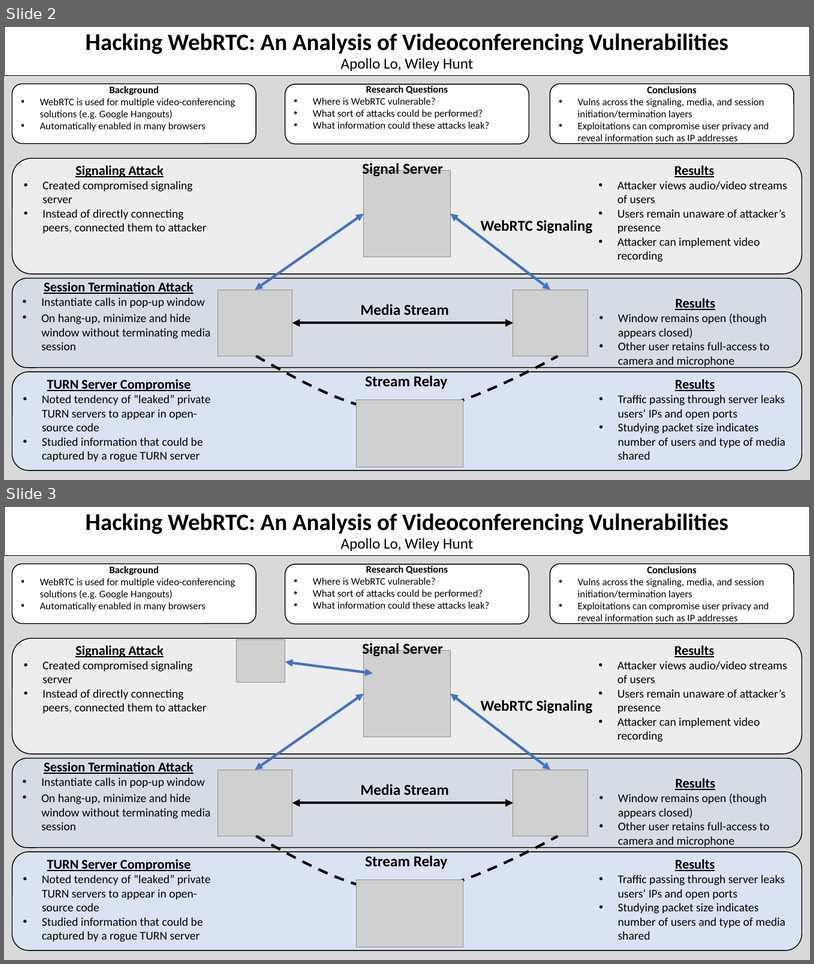
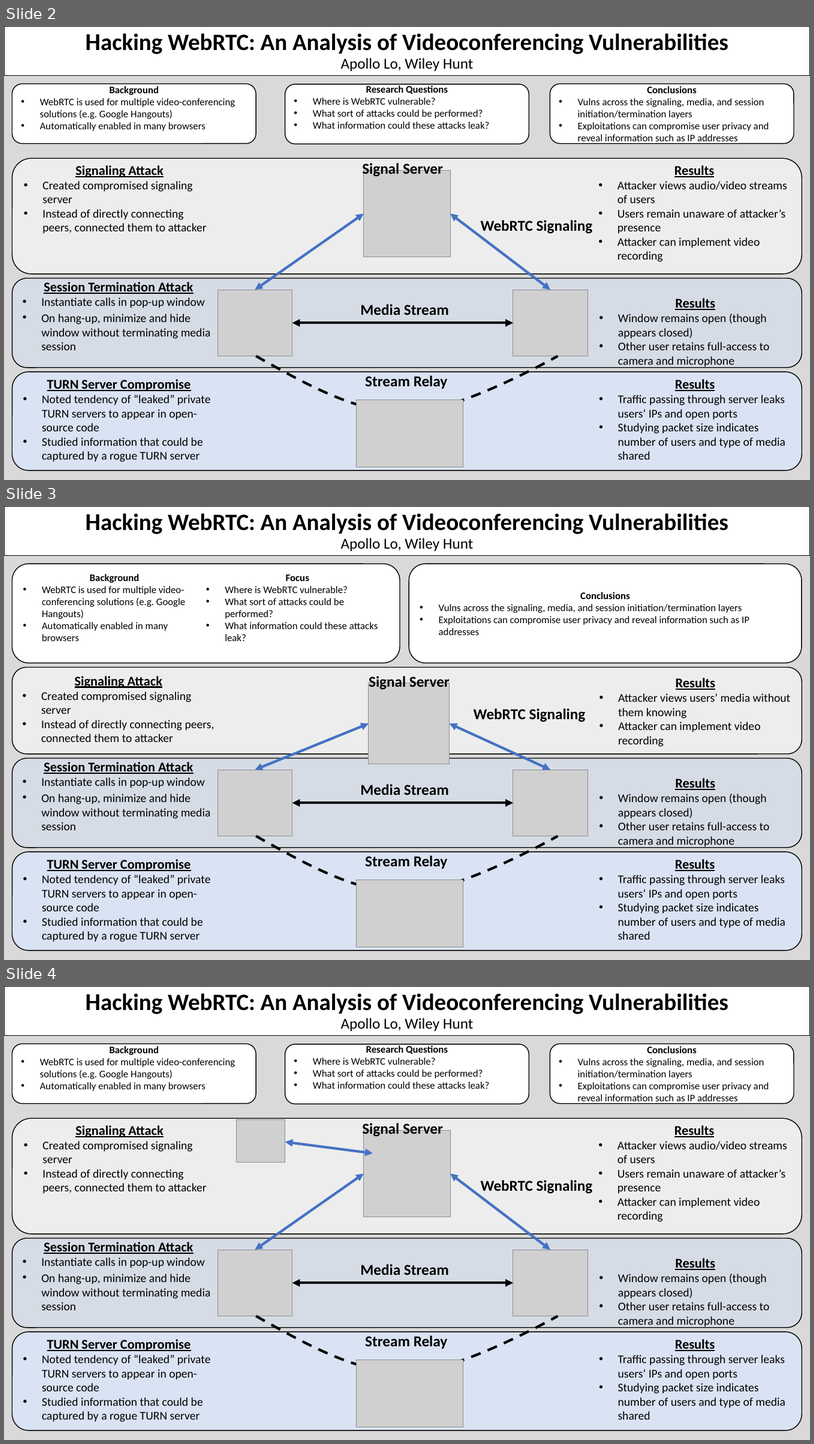
Before and after one commit to whunt1965/WEBRTC-CYBERSEC, a slide deck: WEBRTC_Slide.pptx. Shown one above the other, each under a label of ours: slides 2 and 3 before the commit, slides 2, 3 and 4 after it. The pictures are 814x964 and 814x1444 pixels, drawn with LibreOffice and Linux fonts; fonts in the diff are those of the drawing; grey boxes stand for pictures. Boxes give left, top, right and bottom in pixels: in the first picture for what was removed or moved away, otherwise in the second. Text is boxed around its words. In the diff, an @@ line names an element or a change of style, - is before the commit and + after.

Commit message:
update

```diff
--- a/WEBRTC_Slide.pptx
+++ b/WEBRTC_Slide.pptx
@@ slide 3 added at [4, 506, 810, 960], background #D9D9D9 @@
@@ title added at [4, 506, 810, 556], fill #FFFFFF, outline #000000 0.75 pt, 27.9 pt, text #000000, bold @@
+Hacking WebRTC: An Analysis of Videoconferencing Vulnerabilities
+Apollo Lo, Wiley Hunt
@@ rounded rectangle added at [12, 564, 399, 663], fill #FFFFFF, outline #000000 1 pt, 12 pt, text #000000 @@
+Background
+• WebRTC is used for multiple video-conferencing solutions (e.g. Google Hangouts)
+• Automatically enabled in many browsers
+Focus
+• Where is WebRTC vulnerable?
+• What sort of attacks could be performed?
+• What information could these attacks leak?
@@ rounded rectangle added at [410, 564, 803, 663], fill #FFFFFF, outline #000000 1 pt, 12 pt, text #000000 @@
+Conclusions
+• Vulns across the signaling, media, and session initiation/termination layers
+• Exploitations can compromise user privacy and reveal information such as IP addresses
@@ rounded rectangle added at [12, 667, 802, 753], fill #EDEDED, outline #000000 1 pt, 14 pt, text #000000 @@
+Signaling Attack
+• Created compromised signaling server
+• Instead of directly connecting peers, connected them to attacker
+Results
+• Attacker views users’ media without them knowing
+• Attacker can implement video recording
@@ picture added at [369, 683, 450, 765] @@
@@ text added at [369, 676, 450, 691], 18 pt, text #000000, bold @@
+Signal Server
@@ text added at [474, 708, 586, 722], 18 pt, text #000000, bold @@
+WebRTC Signaling
@@ double arrow added from (255, 770) to (369, 723), #4472C4 3 pt @@
@@ double arrow added from (450, 723) to (551, 770), #4472C4 3 pt @@
@@ rounded rectangle added at [12, 758, 802, 848], fill #D6DCE5, outline #000000 1 pt, 14 pt, text #000000 @@
+Session Termination Attack
+• Instantiate calls in pop-up window
+• On hang-up, minimize and hide window without terminating media session
+Results
+• Window remains open (though appears closed)
+• Other user retains full-access to camera and microphone
@@ picture added at [218, 770, 292, 837] @@
@@ picture added at [513, 770, 588, 837] @@
@@ text added at [360, 784, 449, 795], 18 pt, text #000000, bold @@
+Media Stream
@@ double arrow added from (293, 802) to (513, 802), #000000 3 pt @@
@@ freeform shape added at [256, 835, 558, 892], outline #000000 3 pt dashed @@
@@ rounded rectangle added at [12, 852, 802, 950], fill #DAE3F3, outline #000000 1 pt, 14 pt, text #000000 @@
+TURN Server Compromise
+• Noted tendency of “leaked” private TURN servers to appear in open-source code
+• Studied information that could be captured by a rogue TURN server
+Results
+• Traffic passing through server leaks users’ IPs and open ports
+• Studying packet size indicates number of users and type of media shared
@@ text added at [365, 855, 448, 868], 18 pt, text #000000, bold @@
+Stream Relay
@@ picture added at [357, 880, 464, 947] @@
@@ what was slide 3 is now slide 4 @@
```
